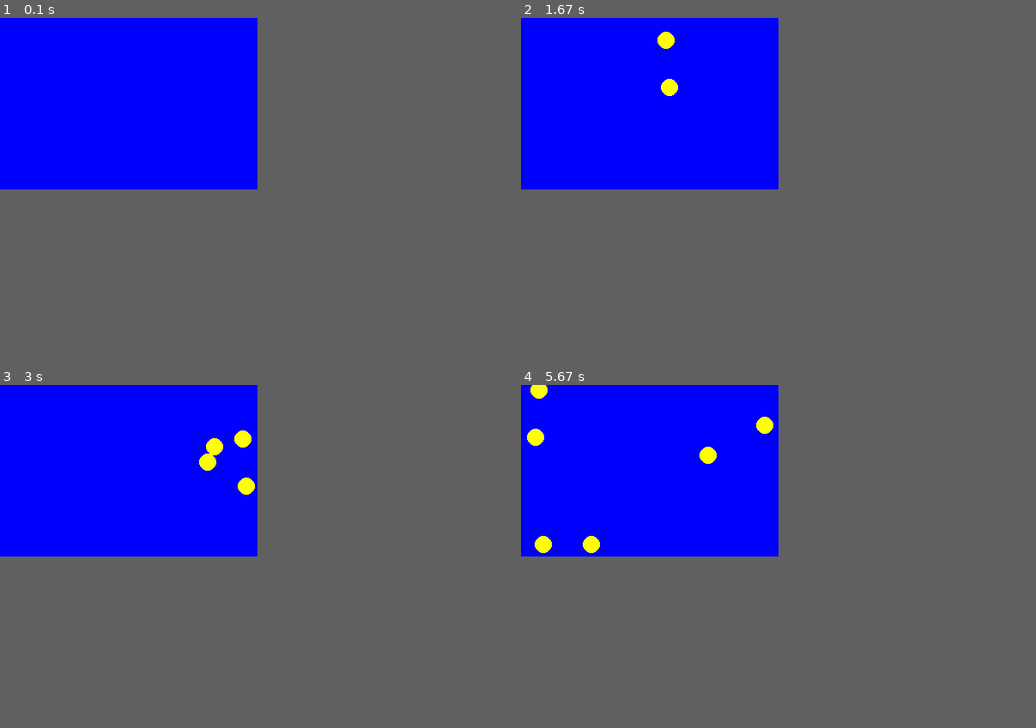
Above: before the commit, frames 1-4 (two rows, left to right).
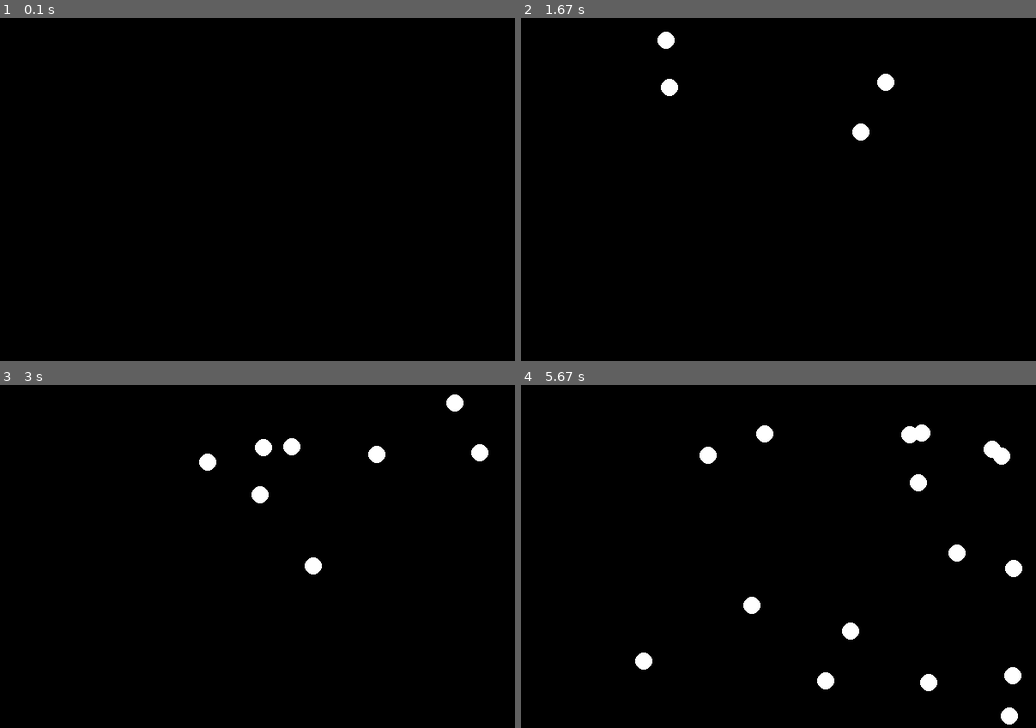
Above: after the commit, the same moments.

Repository: xenakas/py_projects
Game: pygame game, started from pygame/pygame_ballz.py
Same seed, same stepped clock (60 frames per second), same inputs: the game is played once before the commit and once after it.
Inputs (mouse positions are in pixels of both pictures, inside the frame that each line leads up to):
- Up to frame 1 (0.1 s): no input
- Up to frame 2 (1.67 s): click (778, 189) at 0.38 s; click (778, 210) at 0.72 s; click (618, 138) at 1.05 s; click (644, 62) at 1.38 s
- Up to frame 3 (3 s): click (267, 439) at 1.72 s; click (231, 645) at 2.05 s; click (242, 498) at 2.38 s; click (185, 484) at 2.72 s
- Up to frame 4 (5.67 s): click (912, 525) at 3.05 s; click (938, 549) at 3.38 s; click (886, 494) at 3.72 s; click (629, 487) at 4.05 s; click (799, 542) at 4.38 s; click (629, 535) at 4.72 s; click (701, 655) at 5.05 s; click (624, 683) at 5.38 s
In our replay, the window is 300x200 before the commit and 600x400 after it. These sizes can differ from the game's own. Grey fills any space a smaller window leaves; there, only what the larger window draws over its background counts as a difference.

The runs differ from the first frame. In frame 1, 25% of the frame differs, in the area x 0-50%, y 0-50%; in frame 2, 25%; in frame 3, 26%; in frame 4, 27%, in the area x 0-98%, y 0-99%.

Commit message:
update pygame

Diff:
--- a/pygame/pygame_ballz.py
+++ b/pygame/pygame_ballz.py
@@ -8,14 +8,14 @@
 import numpy as np
 
 pygame.init()
-size = (300, 200)
+size = width, height = 600, 400
 screen = pygame.display.set_mode(size)
-yellow = pygame.Color('yellow')
-blue = pygame.Color('blue')
+white = pygame.Color('white')
+black = pygame.Color('black')
 done = True
 fps = 100
 clock = pygame.time.Clock()
-screen.fill(blue)
+screen.fill(black)
 k=0
 centers = []
 direct = []
@@ -31,12 +31,12 @@
             k = 1
     pygame.display.flip()
     while k == 1:
-        screen.fill(blue)
+        screen.fill(black)
         for i in range(len(centers)):
-            pygame.draw.circle(screen, yellow, centers[i], w)
-            if (centers[i][1] == 5) or (centers[i][1] == 200-5) :
+            pygame.draw.circle(screen, white, centers[i], w)
+            if (centers[i][1] == 10) or (centers[i][1] == height-10) :
                 direct[i][1] *= -1
-            if (centers[i][0] == 300-5) or (centers[i][0] == 5) :
+            if (centers[i][0] == width-10) or (centers[i][0] == 10) :
                 direct[i][0] *= -1
             centers[i][0]+=direct[i][0]
             centers[i][1]+=direct[i][1]
Not shown, changed: pygame/.ipynb_checkpoints/pygame_ballz-checkpoint.ipynb
Not shown, changed: pygame/.ipynb_checkpoints/pygame_creepy-checkpoint.ipynb
Not shown, changed: pygame/pygame_ballz.ipynb
Not shown, changed: pygame/pygame_creepy.ipynb
